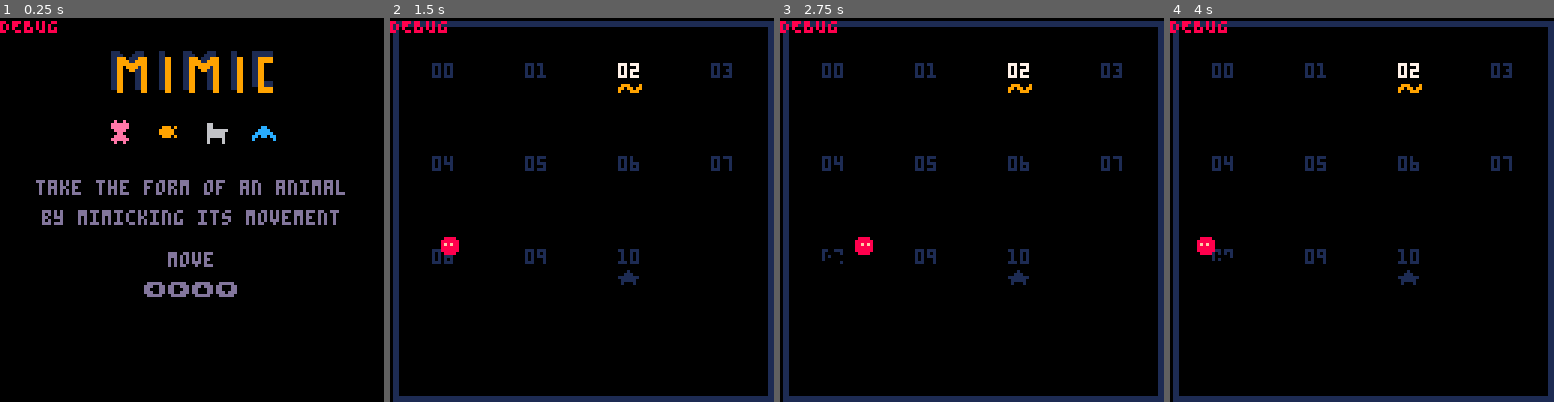
Above: before the commit, frames 1-4 (left to right).
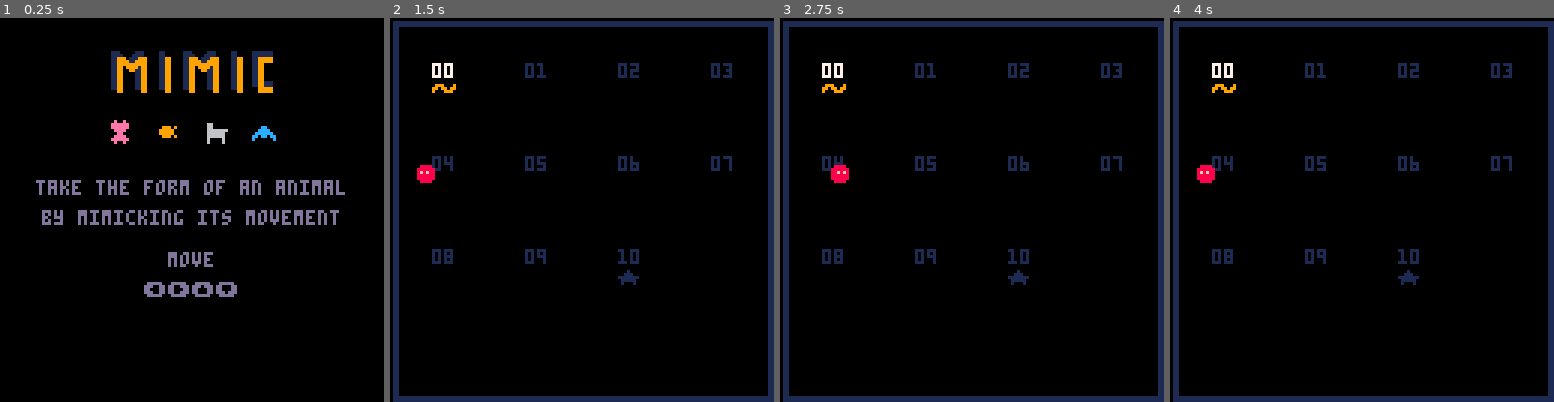
Above: after the commit, the same moments.

Repository: sourencho/mimic
Game: PICO-8 cartridge mimic.p8
The game is run twice, just before and just after one commit, with the same random seed, the same clock (stepped at 60 frames per second) and the same inputs.
Inputs:
- Up to frame 1 (0.25 s): no input
- Up to frame 2 (1.5 s): tap X (X key) at 0.33, 1.07 s; tap O (Z key) at 0.7 s
- Up to frame 3 (2.75 s): hold Right 1.6-2.1 s; tap O (Z key) at 1.7, 2.1, 2.5 s; tap X (X key) at 1.85 s; hold Up 2.15-2.42 s; hold Right from 2.47 s (still down)
- Up to frame 4 (4 s): tap O (Z key) at 2.9, 3.3, 3.7 s; tap X (X key) at 2.97 s; release Right at 3.03 s; hold Left 3.08-3.58 s; hold Down 3.63-3.97 s

The runs differ from the first frame. In frame 1, 0.3% of the frame differs, in the area x 0-15%, y 0-4%; in frame 2, 1.1%; in frame 3, 1.2%, in the area x 0-66%, y 0-65%; in frame 4, 1.2%.

Commit message:
Show modified and old pattern via transform vfx when animal changes pattern and show two colors in transform vfx for chimeras

Diff:
--- a/mimic.p8
+++ b/mimic.p8
@@ -7,7 +7,7 @@
 -- DATA
 
 -- SETTINGS
-start_level = 2
+start_level = 0
 
 slow_speed = 20 -- the larger the slower the npcs move
 tile_slow_speed = 2 -- the larger the slower the tiles animate
@@ -23,7 +23,7 @@
 level_size = 16
 level_count = 11
 
-debug_mode = true
+debug_mode = false
 SHOW_STATS = false
 debug = "DEBUG\n"
 
@@ -229,6 +229,7 @@
 end
 
 function get_spr_col(spr_n)
+    if (spr_n == nil) return nil
     local spr_page = flr(spr_n / 64)
     local spr_row = flr((spr_n % 64) / 16)
     local spr_col = (spr_n % 64) % 16
@@ -541,9 +542,9 @@
     -- vfx
     local frame_len = #a.pattern - 1
     sfx(change_pattern_sfx)
-    transform_vfx(a, get_spr_col(a.spr))
-    confused_effects(a, new_move, old_move)
-    pause(slow_speed * 2)
+    confused_effects(a, new_move, old_move, 60)
+    transform_vfx(a, get_spr_col(a.spr), 60, get_spr_col(a.spr_2))
+    -- pause(slow_speed * 2)
 end
 
 function update_actor(a)
@@ -673,7 +674,7 @@
     if (btnp(2)) pl.dy = -1
     if (btnp(3)) pl.dy = 1
     if (btnp(4) and debug_mode) then
-        transform_vfx(pl)
+        transform_vfx(pl, 8, 20, 7)
     end
     if (btnp(5)) then
         if game.state == "splash" then
@@ -767,8 +768,8 @@
             if is_mimic(player_pattern, a.pattern, player_pattern_size, player_pattern_i) then
                 if(pl.spr != a.spr) then
                     play_player_sfx("transform")
-                    transform_vfx(a, 8)
-                    transform_vfx(pl, get_spr_col(a.spr))
+                    transform_vfx(a, 8, 20)
+                    transform_vfx(pl, get_spr_col(a.spr), 20, get_spr_col(a.spr_2))
                 end
                 pl.move_abilities = copy_table(a.move_abilities)
                 pl.push_abilities = copy_table(a.push_abilities)
@@ -792,8 +793,8 @@
                a.no_trans_count <= 0 and b.no_trans_count <= 0 then
                 merge_animals(a, b)
                 play_player_sfx("transform")
-                transform_vfx(a, get_spr_col(b.spr))
-                transform_vfx(b, get_spr_col(a.spr))
+                transform_vfx(a, get_spr_col(b.spr), 20, get_spr_col(a.spr_2))
+                transform_vfx(b, get_spr_col(a.spr), 20, get_spr_col(b.spr_2))
             end
         end
     end
@@ -987,7 +988,7 @@
     add(particles, box_particle)
 end
 
-function fuzz_line_vfx(l, col, col2)
+function fuzz_line_vfx(l, col, dur, col2)
     local x = l[1][1]
     local y = l[1][2]
     local x2 = l[2][1]
@@ -1003,15 +1004,15 @@
     while x != x2 or y != y2 do
         local c = col
         local s = 0
-        -- if (rnd() > 0.5) c = col2
-        if (rnd() > 0.8) s = 1
+        if (rnd() > 0.9) s = 1
+        if (col2 != nil and rnd() > 0.5) c = col2
         if i % 2 == 0 then
             fuzz = {
-                pos = {x, y},
+                pos = {x + flr(rnd(3)) - 1, y + flr(rnd(3)) - 1},
                 col = c,
                 draw_fn = draw_fuzz,
                 start_tick = game.tick,
-                end_tick = game.tick + flr(rnd(10)) + 20,
+                end_tick = game.tick + flr(rnd(10)) + dur,
                 meta_data = {
                     size = s,
                     speed = 2,
@@ -1029,7 +1030,7 @@
 end
 
 function draw_fuzz(pos, col, curr_tick, start_tick, end_tick, meta_data)
-    if (curr_tick - start_tick) % meta_data["speed"] == 0 then
+    if (curr_tick - start_tick) % meta_data["speed"] == 1 then
         meta_data["dx"] = flr(rnd(3)) - 1
         meta_data["dy"] = flr(rnd(3)) - 1
     end
@@ -1069,35 +1070,11 @@
 end
 
 -- confused effect when animal needs to change pattern
-function confused_effects(a, new_move, old_move)
-    local actor_col = get_spr_col(a.spr)
-    local confused_animal_particle = {
-        pos = {a.x*8, a.y*8},
-        col = 8,
-        draw_fn = draw_confused_animal,
-        start_tick = game.tick,
-        end_tick = game.tick,
-        meta_data = {},
-    }
-    local new_dest_particle = {
-        pos = {(a.x + new_move[1])*8, (a.y + new_move[2])*8},
-        col = actor_col,
-        draw_fn = draw_cross,
-        start_tick = game.tick,
-        end_tick = game.tick,
-        meta_data = {},
-    }
-    local blocked_dest_particle = {
-        pos = {(a.x + old_move[1])*8, (a.y + old_move[2])*8},
-        col = actor_col,
-        draw_fn = draw_dot,
-        start_tick = game.tick,
-        end_tick = game.tick,
-        meta_data = {},
-    }
-    add(particles, confused_animal_particle)
-    add(particles, blocked_dest_particle)
-    -- add(particles, new_dest_particle)
+function confused_effects(a, new_move, old_move, dur)
+    local blocked_tile = {(a.x + old_move[1]), (a.y + old_move[2])}
+    for k, l in pairs(get_tile_lines(blocked_tile)) do
+        fuzz_line_vfx(l, 8, dur)
+    end
 end
 
 -- heart pops up when you meet an animal
@@ -1123,7 +1100,7 @@
     explode_vfx(pos, 10, 1.5, 40, 30, 90, 0.3, 1.5)
 end
 
-function transform_vfx(a, col1, col2)
+function transform_vfx(a, col1, dur, col2)
     -- get tiles
     local tiles
     if is_player(a) then
@@ -1154,7 +1131,7 @@
     -- draw lines
     for i=1,#tiles do
         for k, l in pairs(tile_lines[i]) do
-            fuzz_line_vfx(l, col1, col2)
+            fuzz_line_vfx(l, col1, dur, col2)
         end
     end
 
